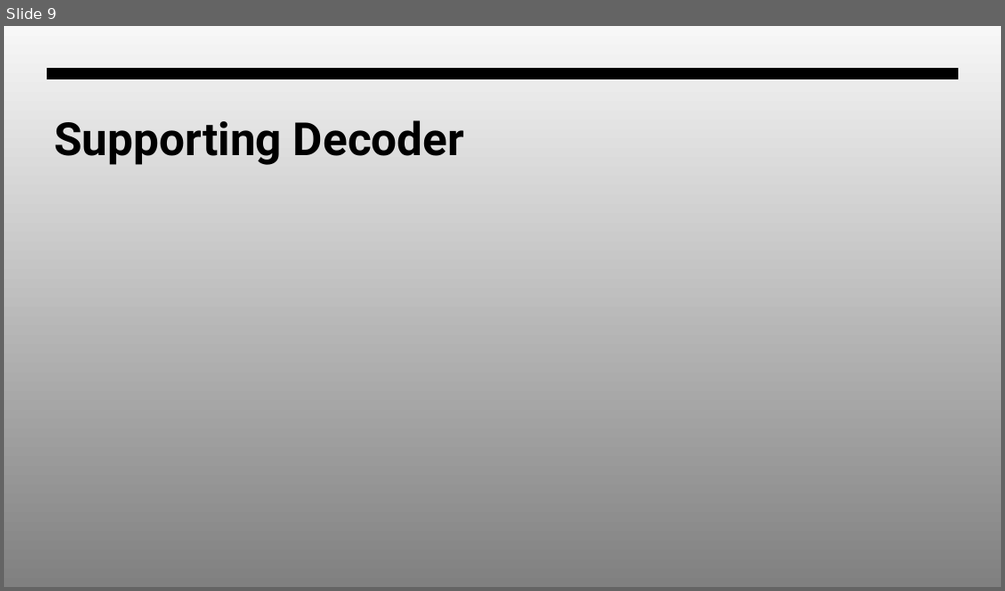
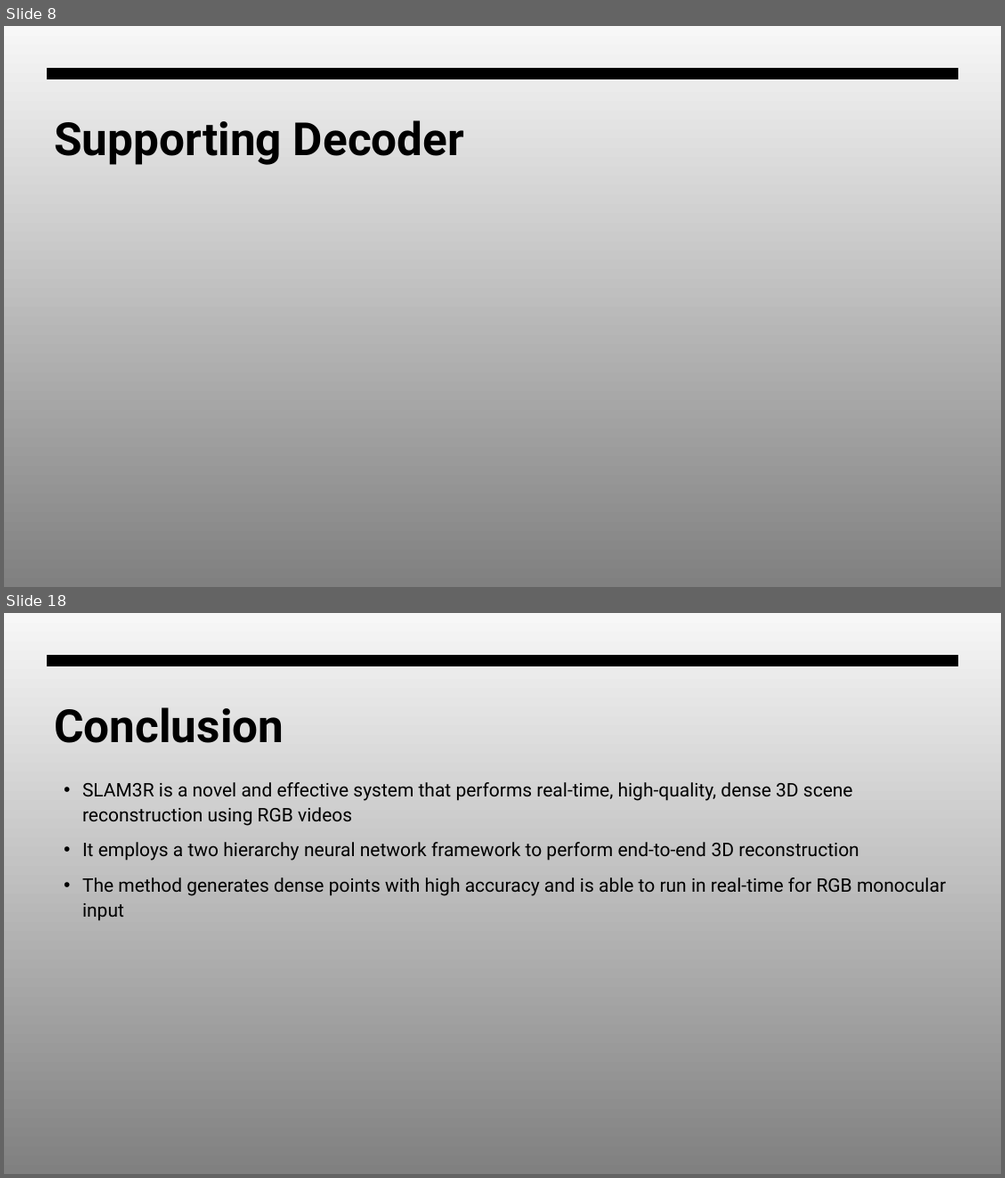
Before and after one commit to Warren-SJ/SLAM3R, a slide deck: SLAM3R.pptx. Shown one above the other, each under a label of ours: slide 9 before the commit, slides 8 and 18 after it; the slides between them are not shown. The pictures are 1005x591 and 1005x1178 pixels, drawn with LibreOffice and Linux fonts; fonts in the diff are those of the drawing; grey boxes stand for pictures. Boxes give left, top, right and bottom in pixels: in the first picture for what was removed or moved away, otherwise in the second. Text is boxed around its words. In the diff, an @@ line names an element or a change of style, - is before the commit and + after.

```diff
--- a/SLAM3R.pptx
+++ b/SLAM3R.pptx
@@ slide 18 added at (4,613,1001,1174), background gradient #F7F7F7 to #808080; not listed: 1 template element that a slide beside it also shows @@
@@ title added at (54,707,283,743), 44 pt, text #000000, bold @@
+Conclusion
@@ text added at (82,782,946,921), 18 pt, text #000000 @@
+• SLAM3R is a novel and effective system that performs real-time, high-quality, dense 3D scene reconstruction using RGB videos
+• It employs a two hierarchy neural network framework to perform end-to-end 3D reconstruction
+• The method generates dense points with high accuracy and is able to run in real-time for RGB monocular input
@@ what was slide 9 is now slide 8 @@
```
Also in this commit, not shown: 2 slides changed, 9 other slides added, 1 slide removed.
